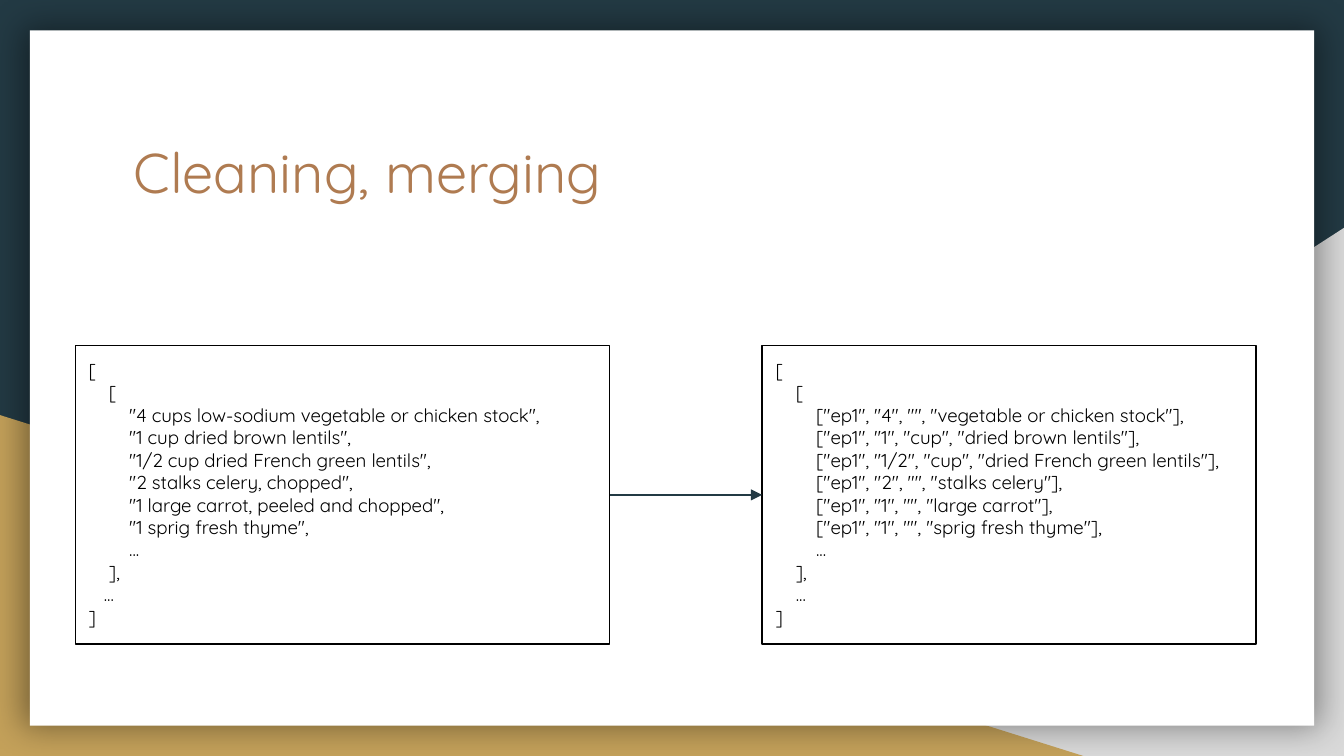
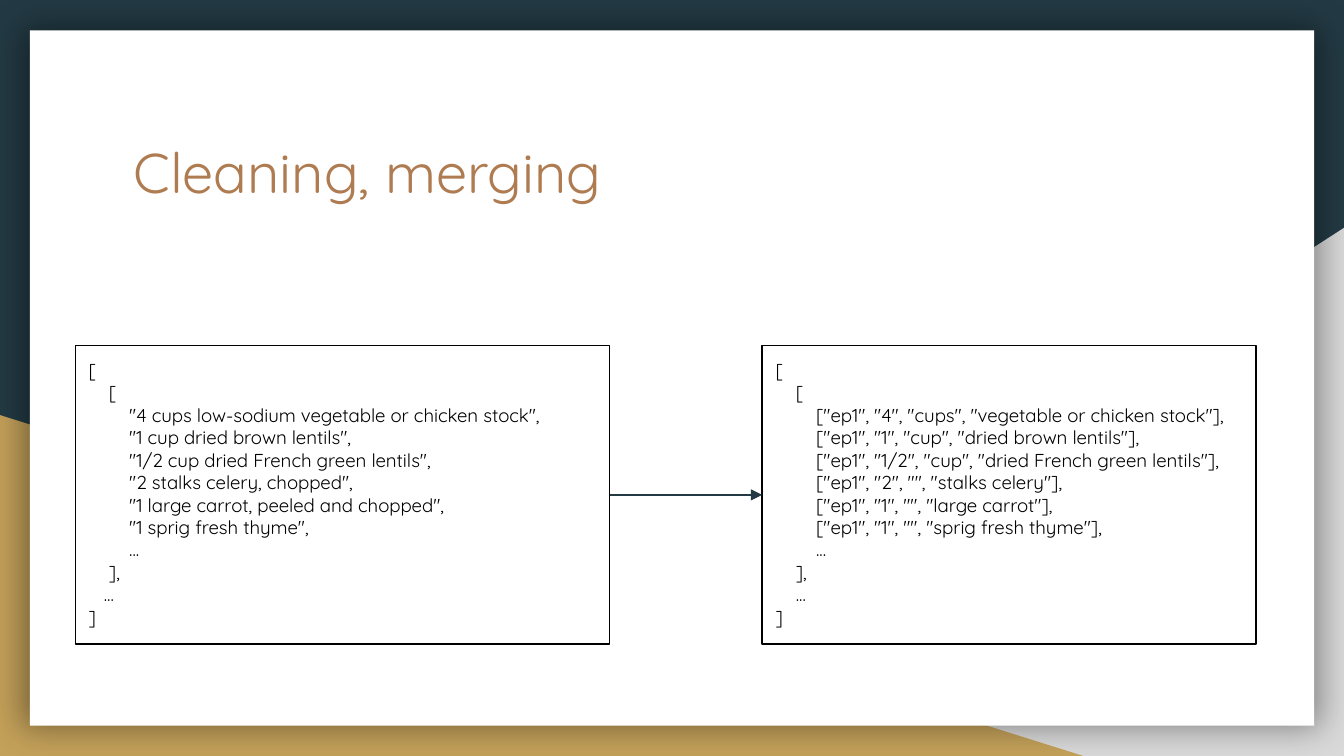
Before and after one commit to UniTN-KDILab/Slurpy--2018-19, a slide deck: slide 12 of presentation.pptx. Drawn at 1344x756 pixels with LibreOffice and Linux fonts; fonts in the diff are those of the drawing. Boxes give left, top, right and bottom in pixels: in the first picture for what was removed or moved away, otherwise in the second. Text is boxed around its words. In the diff, an @@ line names an element or a change of style, - is before the commit and + after.

```diff
--- a/presentation.pptx
+++ b/presentation.pptx
@@ text in rectangle at bbox=[816, 408, 1224, 426]: text changed @@
-["ep1", "4", "", "vegetable or chicken stock"],
+["ep1", "4", "cups", "vegetable or chicken stock"],
```
Also in this commit, not shown: 3 other slides changed, 2 slides added, 1 slide removed.
